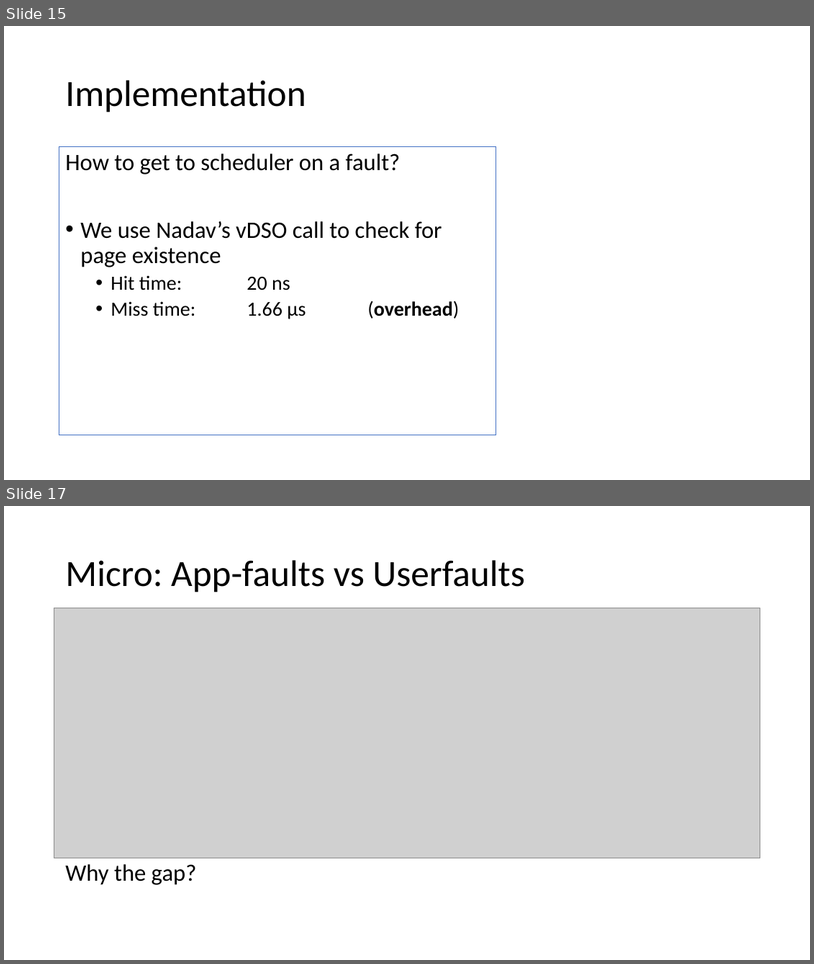
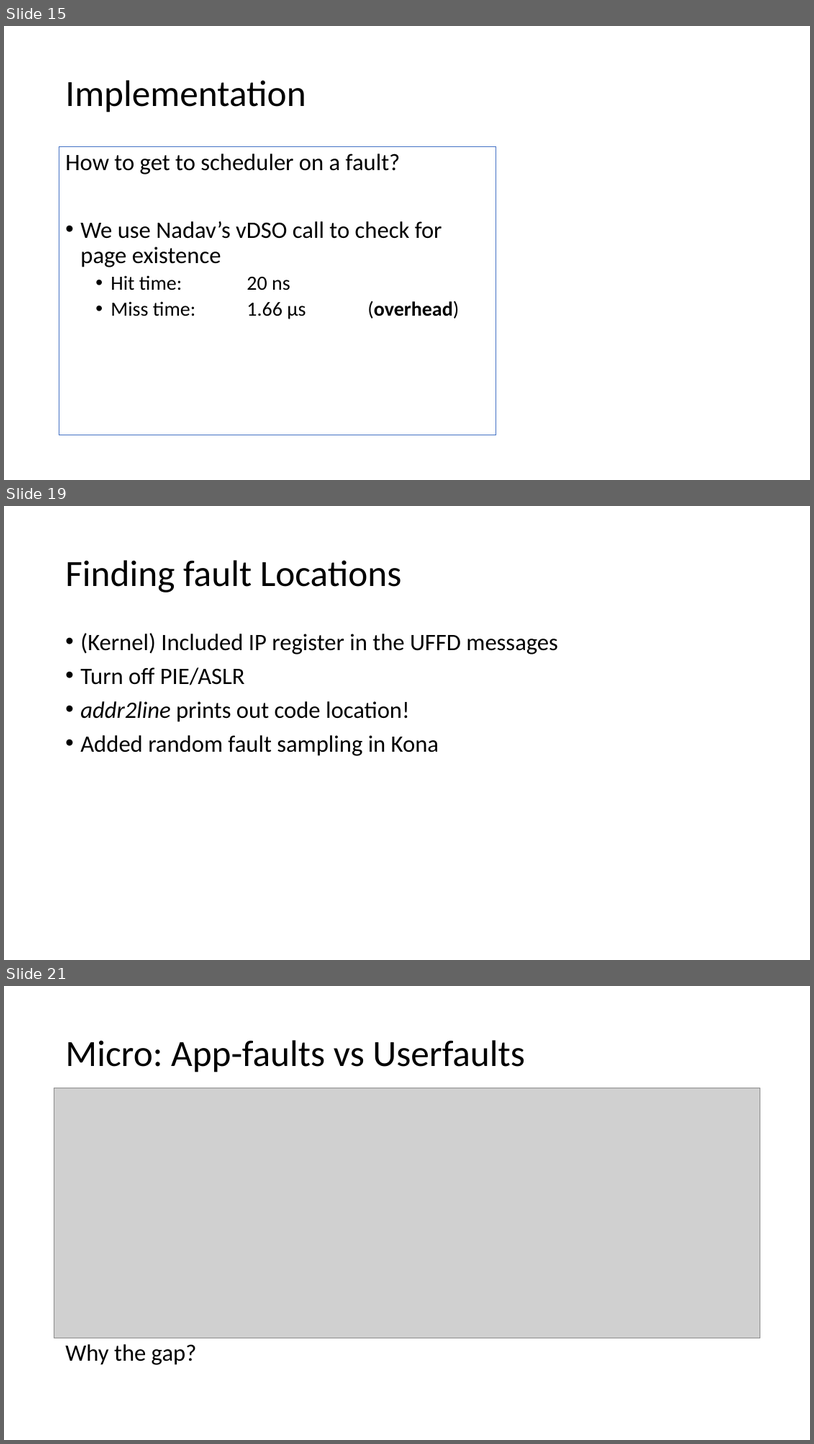
Before and after one commit to eden-farmem/eden-all, a slide deck: doc/racklette-may-2022.pptx. Shown one above the other, each under a label of ours: slides 15 and 17 before the commit, slides 15, 19 and 21 after it; the slides between them are not shown. The pictures are 814x964 and 814x1444 pixels, drawn with LibreOffice and Linux fonts; fonts in the diff are those of the drawing; grey boxes stand for pictures. Boxes give left, top, right and bottom in pixels: in the first picture for what was removed or moved away, otherwise in the second. Text is boxed around its words. In the diff, an @@ line names an element or a change of style, - is before the commit and + after.

```diff
--- a/doc/racklette-may-2022.pptx
+++ b/doc/racklette-may-2022.pptx
@@ slide 19 added at (x1=4, y1=506, x2=810, y2=960), background #FFFFFF @@
@@ title added at (x1=65, y1=560, x2=402, y2=592), 44 pt, text #000000 @@
+Finding fault Locations
@@ text added at (x1=80, y1=633, x2=558, y2=756), 28 pt, text #000000 @@
+• (Kernel) Included IP register in the UFFD messages
+• Turn off PIE/ASLR
+• addr2line prints out code location!
+• Added random fault sampling in Kona
@@ what was slide 17 is now slide 21 @@
```
Also in this commit, not shown: 4 slides changed, 3 other slides added, 1 slide removed, 8 other files.
